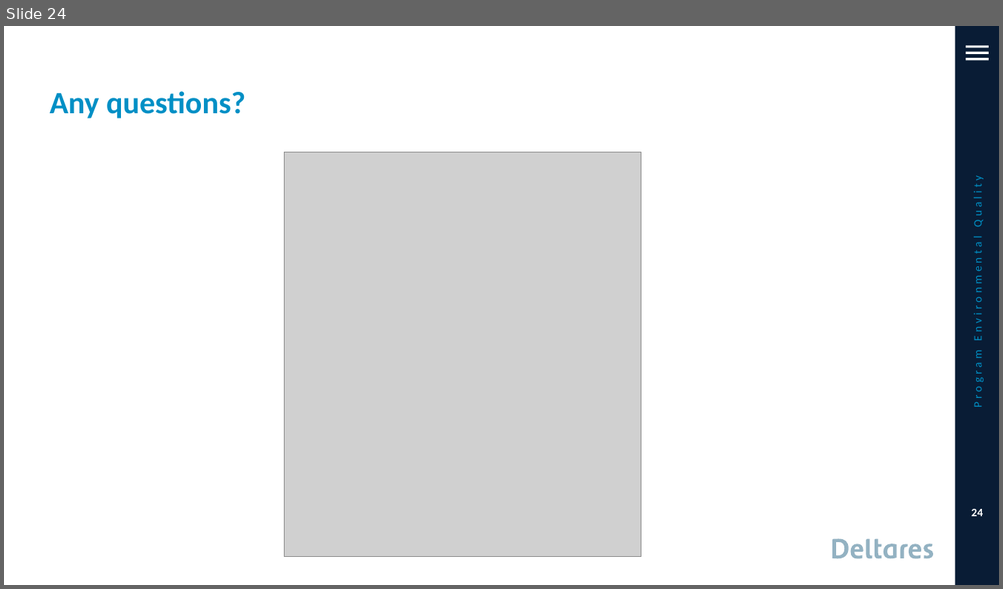
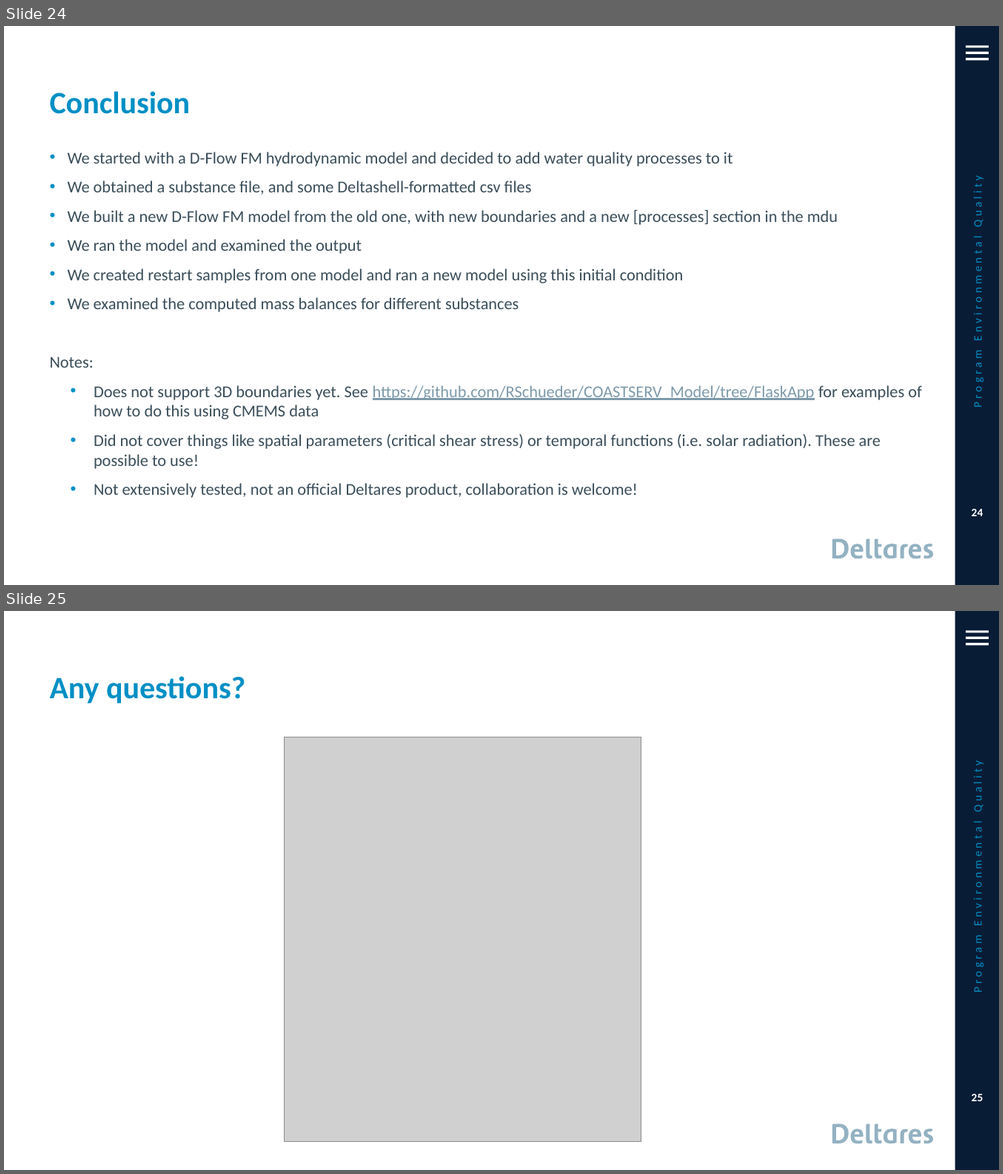
Before and after one commit to RSchueder/dflowutil, a slide deck: DFMWAQ_with_python.pptx. Shown one above the other, each under a label of ours: slide 24 before the commit, slides 24 and 25 after it. The pictures are 1003x589 and 1003x1174 pixels, drawn with LibreOffice and Linux fonts; fonts in the diff are those of the drawing; grey boxes stand for pictures; background and template pictures are left out. Boxes give left, top, right and bottom in pixels: in the first picture for what was removed or moved away, otherwise in the second. Text is boxed around its words. In the diff, an @@ line names an element or a change of style, - is before the commit and + after.

```diff
--- a/DFMWAQ_with_python.pptx
+++ b/DFMWAQ_with_python.pptx
@@ slide 24 added at box(4, 26, 999, 585), background #FFFFFF; not listed: 5 template elements that a slide beside it also shows @@
@@ title added at box(50, 91, 190, 114), 30 pt, text #008FC5, bold @@
+Conclusion
@@ text added at box(50, 181, 922, 498), 16 pt, text #3A4E59 @@
+• We started with a D-Flow FM hydrodynamic model and decided to add water quality processes to it
+• We obtained a substance file, and some Deltashell-formatted csv files
+• We built a new D-Flow FM model from the old one, with new boundaries and a new [processes] section in the mdu
+• We ran the model and examined the output
+• We created restart samples from one model and ran a new model using this initial condition
+• We examined the computed mass balances for different substances
+Notes:
+  • Does not support 3D boundaries yet. See https://github.com/RSchueder/COASTSERV_Model/tree/FlaskApp for examples of how to do this using CMEMS data
+  • Did not cover things like spatial parameters (critical shear stress) or temporal functions (i.e. solar radiation). These are possible to use!
+  • Not extensively tested, not an official Deltares product, collaboration is welcome!
@@ text added at box(970, 184, 984, 407), 11 pt, text #008FC5 @@
+Program Environmental Quality
@@ page number added at box(971, 509, 983, 517), 11 pt, text #FFFFFF, bold @@
+24
@@ what was slide 24 is now slide 25 @@
@@ page number at box(971, 1094, 983, 1102): text changed @@
-24
+25
```
Also in this commit, not shown: 15 slides changed, 2 other slides added, 6 other files.
